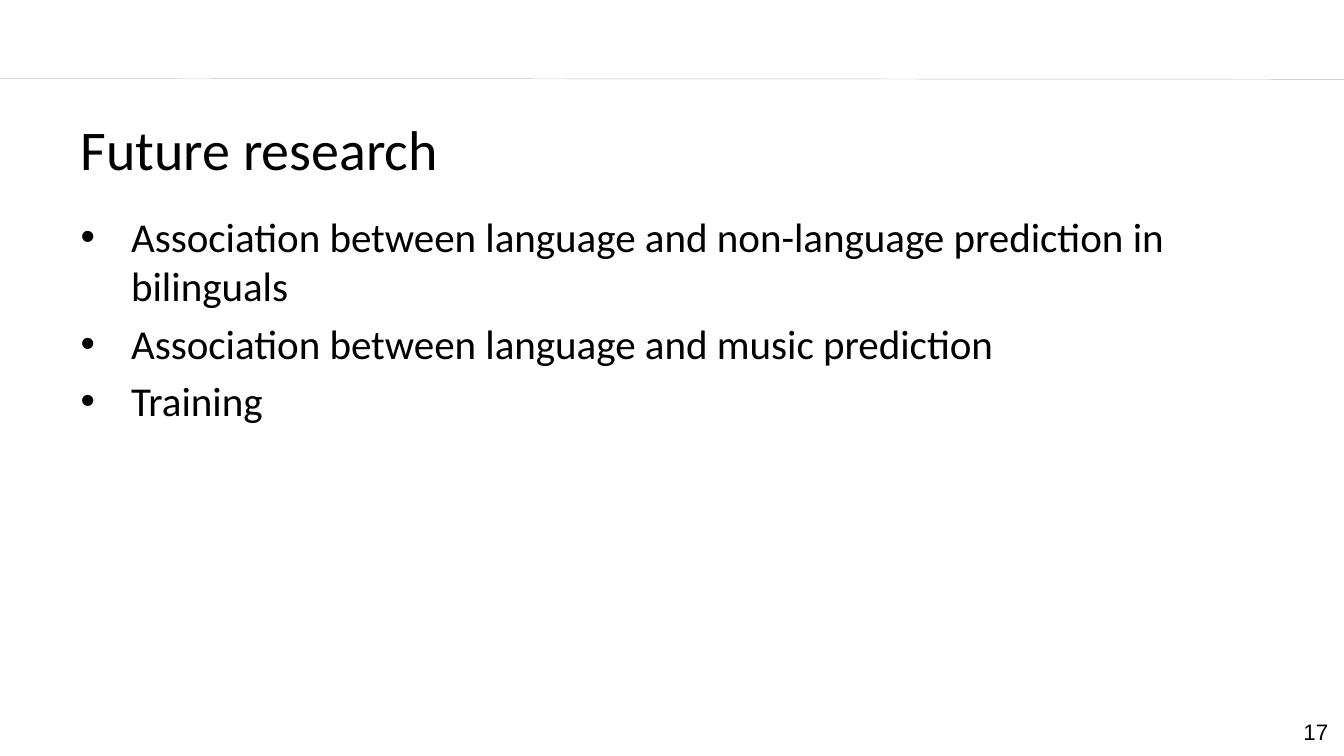
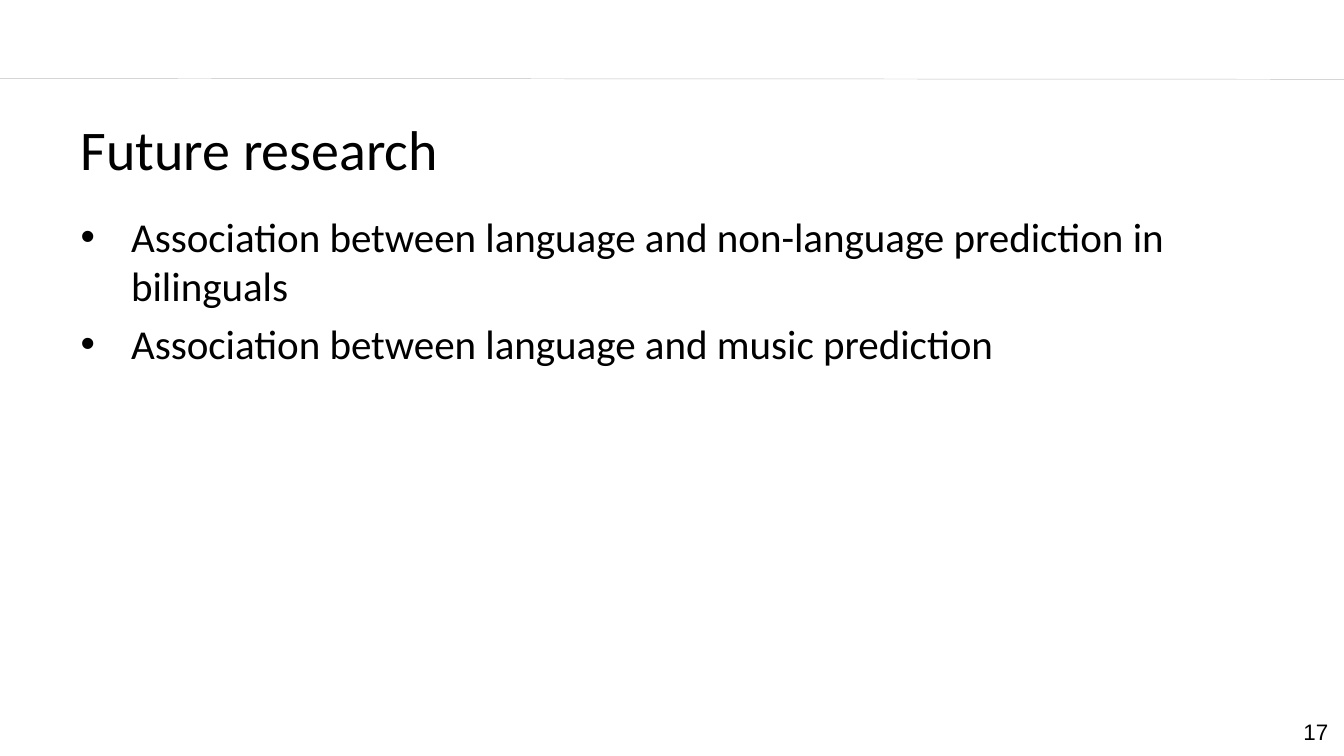
Before and after one commit to laurafdeza/Dissertation, a slide deck: slide 17 of ru_defense_slides.pptx. Drawn at 1344x756 pixels with LibreOffice and Linux fonts; fonts in the diff are those of the drawing; background and template pictures are left out. Boxes give left, top, right and bottom in pixels: in the first picture for what was removed or moved away, otherwise in the second. Text is boxed around its words. In the diff, an @@ line names an element or a change of style, - is before the commit and + after.

```diff
--- a/ru_defense_slides.pptx
+++ b/ru_defense_slides.pptx
@@ text at [131, 387, 263, 423]: paragraph removed @@
-• Training
```
Also in this commit, not shown: 1 other slide changed, 1 other file.
